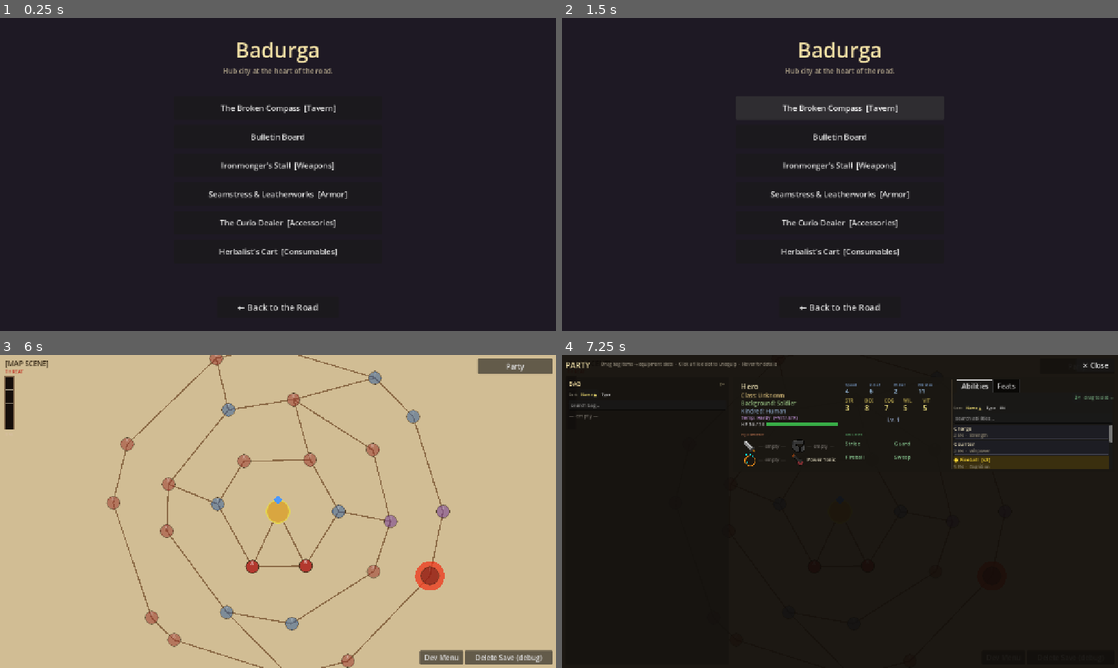
Above: before the commit, frames 1-4 (two rows, left to right).
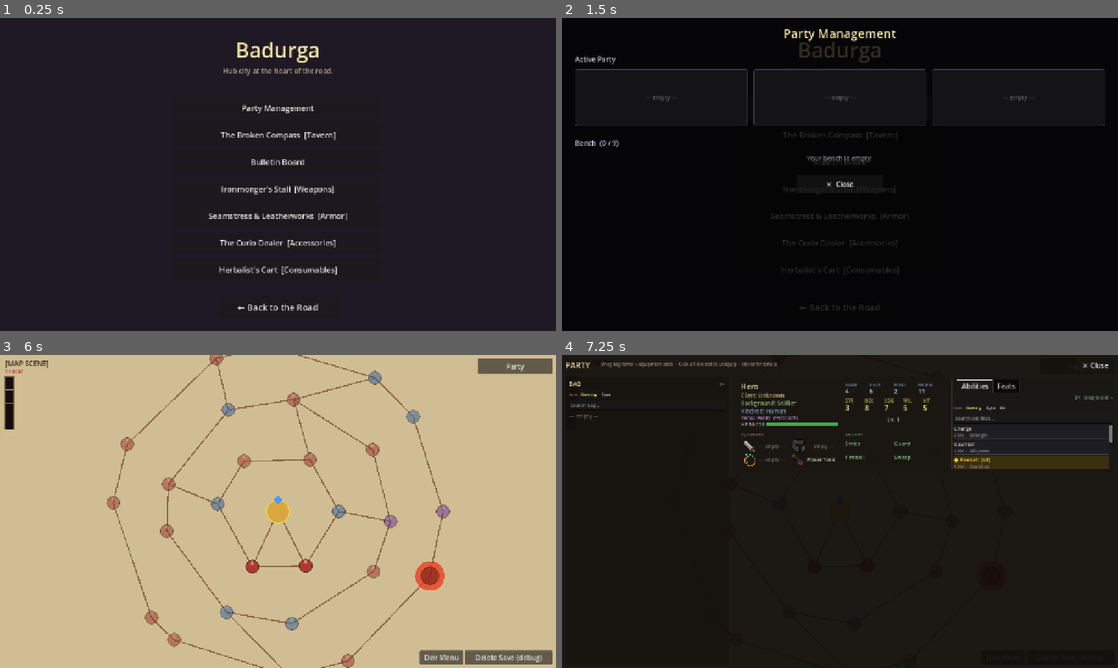
Above: after the commit, the same moments.

Repository: caleb-the-dev/RogueFinder
Game: Godot game, scene res://scenes/city/BadurgaScene.tscn
Same seed, same stepped clock (60 frames per second), same inputs: the game is played once before the commit and once after it. This scene is started directly instead of the project's main scene.
Inputs (mouse positions are in pixels of both pictures, inside the frame that each line leads up to):
- Up to frame 1 (0.25 s): no input
- Up to frame 2 (1.5 s): click "The Broken Compass [Tavern]" at 0.5 s; click (840, 108) at 1.25 s, where only the run after the commit has a clickable "Party Management"
- Up to frame 3 (6 s): click "Bulletin Board" at 2 s; click "Ironmonger's Stall [Weapons]" at 2.75 s; click "Seamstress & Leatherworks [Ar…" at 3.5 s; click "The Curio Dealer [Accessories]" at 4.25 s; click "Herbalist's Cart [Consumables]" at 5 s; click "← Back to the Road" at 5.75 s
- Up to frame 4 (7.25 s): click "Party" at 6.5 s

The runs differ from the first frame. In frame 1, 2.7% of the frame differs, in the area x 37-63%, y 27-82%; in frame 2, 72%, in the area x 0-100%, y 0-100%; in frame 3, less than 0.1%; in frame 4, nothing differs.

Commit message:
feat(city): add Party Management overlay to Badurga (Follower Slice 2)
CanvasLayer layer-5 overlay built entirely in BadurgaManager.gd (no new .tscn).
Active party row (3 cards with dead-dim + swap-in prompt in swap mode),
bench grid (3-col GridContainer, up to 9 cards), two-step swap, inline
release confirmation. Rebuilds stateless on every mutation; carries selection
via _selected_bench_index / _pending_release_index. Section list now has 7
entries — spacing tightened from 12→8 to keep clear of the return button.

Co-Authored-By: Claude Sonnet 4.6 <noreply@anthropic.com>

Diff:
--- a/rogue-finder/scripts/city/BadurgaManager.gd
+++ b/rogue-finder/scripts/city/BadurgaManager.gd
@@ -5,8 +5,9 @@
 
 const VIEWPORT_SIZE := Vector2(1280.0, 720.0)
 
-## Each entry: [button label, stub id printed to output when pressed]
+## Each entry: [button label, section id]
 const SECTIONS: Array = [
+	["Party Management",                     "party_management"],
 	["The Broken Compass  [Tavern]",         "tavern"],
 	["Bulletin Board",                       "bulletin"],
 	["Ironmonger's Stall  [Weapons]",        "vendor_weapon"],
@@ -14,6 +15,12 @@
 	["The Curio Dealer  [Accessories]",      "vendor_accessory"],
 	["Herbalist's Cart  [Consumables]",      "vendor_consumable"],
 ]
+
+## --- Overlay State ---
+
+var _overlay_layer: CanvasLayer = null
+var _selected_bench_index: int = -1
+var _pending_release_index: int = -1
 
 ## --- Lifecycle ---
 
@@ -57,16 +64,16 @@
 	add_child(subtitle)
 
 func _add_section_buttons() -> void:
-	# Stack section buttons in a centered column
+	# Tighten spacing slightly to accommodate 7 buttons without crowding the return button
 	var btn_size := Vector2(480.0, 54.0)
-	var spacing := 12.0
+	var spacing := 8.0
 	var start_y := 180.0
 	var x := (VIEWPORT_SIZE.x - btn_size.x) * 0.5
 
 	for i in range(SECTIONS.size()):
 		var entry: Array = SECTIONS[i]
 		var label_text: String = entry[0]
-		var stub_id: String = entry[1]
+		var section_id: String = entry[1]
 
 		var btn := Button.new()
 		btn.text = label_text
@@ -74,7 +81,7 @@
 		btn.size = btn_size
 		btn.position = Vector2(x, start_y + i * (btn_size.y + spacing))
 		btn.add_theme_font_size_override("font_size", 18)
-		btn.pressed.connect(_on_section_pressed.bind(stub_id))
+		btn.pressed.connect(_on_section_pressed.bind(section_id))
 		add_child(btn)
 
 func _add_return_button() -> void:
@@ -92,8 +99,367 @@
 
 ## --- Callbacks ---
 
-func _on_section_pressed(stub_id: String) -> void:
-	print("[Badurga] ", stub_id, " not yet implemented")
+func _on_section_pressed(section_id: String) -> void:
+	if section_id == "party_management":
+		_open_party_management()
+		return
+	print("[Badurga] ", section_id, " not yet implemented")
 
 func _on_return_pressed() -> void:
 	get_tree().change_scene_to_file("res://scenes/map/MapScene.tscn")
+
+## --- Party Management Overlay ---
+
+func _open_party_management() -> void:
+	_selected_bench_index = -1
+	_pending_release_index = -1
+	_build_overlay()
+
+func _close_party_management() -> void:
+	if _overlay_layer != null and is_instance_valid(_overlay_layer):
+		_overlay_layer.queue_free()
+	_overlay_layer = null
+	_selected_bench_index = -1
+	_pending_release_index = -1
+
+func _build_overlay() -> void:
+	if _overlay_layer != null and is_instance_valid(_overlay_layer):
+		_overlay_layer.queue_free()
+
+	_overlay_layer = CanvasLayer.new()
+	_overlay_layer.layer = 5
+	add_child(_overlay_layer)
+
+	# Semi-transparent backdrop dims the city menu behind the overlay
+	var backdrop := ColorRect.new()
+	backdrop.color = Color(0.0, 0.0, 0.0, 0.80)
+	backdrop.set_anchors_preset(Control.PRESET_FULL_RECT)
+	backdrop.mouse_filter = Control.MOUSE_FILTER_STOP
+	_overlay_layer.add_child(backdrop)
+
+	var margin := MarginContainer.new()
+	margin.set_anchors_preset(Control.PRESET_FULL_RECT)
+	margin.add_theme_constant_override("margin_left", 30)
+	margin.add_theme_constant_override("margin_right", 30)
+	margin.add_theme_constant_override("margin_top", 16)
+	margin.add_theme_constant_override("margin_bottom", 16)
+	_overlay_layer.add_child(margin)
+
+	# ScrollContainer handles overflow when bench fills 3 rows
+	var scroll := ScrollContainer.new()
+	scroll.size_flags_vertical = Control.SIZE_EXPAND_FILL
+	scroll.size_flags_horizontal = Control.SIZE_EXPAND_FILL
+	scroll.horizontal_scroll_mode = ScrollContainer.SCROLL_MODE_DISABLED
+	margin.add_child(scroll)
+
+	var vbox := VBoxContainer.new()
+	vbox.size_flags_horizontal = Control.SIZE_EXPAND_FILL
+	vbox.add_theme_constant_override("separation", 12)
+	scroll.add_child(vbox)
+
+	# Title
+	var title_lbl := Label.new()
+	title_lbl.text = "Party Management"
+	title_lbl.horizontal_alignment = HORIZONTAL_ALIGNMENT_CENTER
+	title_lbl.add_theme_font_size_override("font_size", 28)
+	title_lbl.add_theme_color_override("font_color", Color(0.95, 0.88, 0.65))
+	vbox.add_child(title_lbl)
+
+	vbox.add_child(_make_separator())
+
+	# Active Party row
+	var ap_lbl := Label.new()
+	ap_lbl.text = "Active Party"
+	ap_lbl.add_theme_font_size_override("font_size", 16)
+	ap_lbl.add_theme_color_override("font_color", Color(0.75, 0.75, 0.80))
+	vbox.add_child(ap_lbl)
+
+	var party_row := HBoxContainer.new()
+	party_row.add_theme_constant_override("separation", 14)
+	vbox.add_child(party_row)
+
+	for i in range(3):
+		if i < GameState.party.size():
+			party_row.add_child(_build_active_card(i, GameState.party[i]))
+		else:
+			party_row.add_child(_build_empty_slot_card("— Empty —"))
+
+	vbox.add_child(_make_separator())
+
+	# Bench section
+	var bench_lbl := Label.new()
+	bench_lbl.text = "Bench  (%d / %d)" % [GameState.bench.size(), GameState.BENCH_CAP]
+	bench_lbl.add_theme_font_size_override("font_size", 16)
+	bench_lbl.add_theme_color_override("font_color", Color(0.75, 0.75, 0.80))
+	vbox.add_child(bench_lbl)
+
+	if GameState.bench.is_empty():
+		var empty_lbl := Label.new()
+		empty_lbl.text = "Your bench is empty."
+		empty_lbl.horizontal_alignment = HORIZONTAL_ALIGNMENT_CENTER
+		empty_lbl.add_theme_font_size_override("font_size", 15)
+		empty_lbl.add_theme_color_override("font_color", Color(0.48, 0.48, 0.50))
+		vbox.add_child(empty_lbl)
+	else:
+		var bench_grid := GridContainer.new()
+		bench_grid.columns = 3
+		bench_grid.add_theme_constant_override("h_separation", 14)
+		bench_grid.add_theme_constant_override("v_separation", 14)
+		bench_grid.size_flags_horizontal = Control.SIZE_EXPAND_FILL
+		vbox.add_child(bench_grid)
+
+		for i in range(GameState.bench.size()):
+			bench_grid.add_child(_build_bench_card(i, GameState.bench[i]))
+
+	vbox.add_child(_make_separator())
+
+	# Close button
+	var close_row := HBoxContainer.new()
+	close_row.alignment = BoxContainer.ALIGNMENT_CENTER
+	vbox.add_child(close_row)
+
+	var close_btn := Button.new()
+	close_btn.text = "✕  Close"
+	close_btn.custom_minimum_size = Vector2(200.0, 42.0)
+	close_btn.add_theme_font_size_override("font_size", 16)
+	close_btn.pressed.connect(_close_party_management)
+	close_row.add_child(close_btn)
+
+## --- Card Builders ---
+
+func _build_active_card(party_index: int, member: CombatantData) -> Control:
+	var card := PanelContainer.new()
+	card.custom_minimum_size = Vector2(200.0, 130.0)
+	card.size_flags_horizontal = Control.SIZE_EXPAND_FILL
+
+	var style := StyleBoxFlat.new()
+	style.set_corner_radius_all(4)
+	style.content_margin_left = 10.0; style.content_margin_right = 10.0
+	style.content_margin_top = 8.0;   style.content_margin_bottom = 8.0
+
+	if member.is_dead:
+		style.bg_color = Color(0.10, 0.09, 0.10)
+		style.border_color = Color(0.30, 0.28, 0.30)
+		style.set_border_width_all(1)
+	elif _selected_bench_index >= 0:
+		# Swap mode — highlight this as a valid swap target
+		style.bg_color = Color(0.08, 0.14, 0.09)
+		style.border_color = Color(0.30, 0.70, 0.35)
+		style.set_border_width_all(2)
+	else:
+		style.bg_color = Color(0.10, 0.10, 0.14)
+		style.border_color = Color(0.32, 0.32, 0.48)
+		style.set_border_width_all(2)
+
+	card.add_theme_stylebox_override("panel", style)
+
+	if member.is_dead:
+		card.modulate = Color(1.0, 1.0, 1.0, 0.50)
+
+	var vbox := VBoxContainer.new()
+	vbox.add_theme_constant_override("separation", 3)
+	card.add_child(vbox)
+
+	var name_lbl := Label.new()
+	name_lbl.text = member.character_name
+	name_lbl.add_theme_font_size_override("font_size", 15)
+	name_lbl.add_theme_color_override("font_color", Color(0.95, 0.90, 0.72))
+	vbox.add_child(name_lbl)
+
+	for pair: Array in [
+		[member.unit_class,        Color(0.72, 0.72, 0.88)],
+		["Lv %d" % member.level,  Color(0.68, 0.68, 0.68)],
+		[member.kindred,           Color(0.62, 0.82, 0.62)],
+	]:
+		var lbl := Label.new()
+		lbl.text = pair[0]
+		lbl.add_theme_font_size_override("font_size", 12)
+		lbl.add_theme_color_override("font_color", pair[1])
+		vbox.add_child(lbl)
+
+	if member.is_dead:
+		var fallen_lbl := Label.new()
+		fallen_lbl.text = "✗ Fallen"
+		fallen_lbl.add_theme_font_size_override("font_size", 12)
+		fallen_lbl.add_theme_color_override("font_color", Color(0.80, 0.30, 0.30))
+		vbox.add_child(fallen_lbl)
+	elif _selected_bench_index >= 0:
+		var swap_in_btn := Button.new()
+		swap_in_btn.text = "← Swap In"
+		swap_in_btn.custom_minimum_size = Vector2(0.0, 28.0)
+		swap_in_btn.size_flags_horizontal = Control.SIZE_EXPAND_FILL
+		swap_in_btn.add_theme_font_size_override("font_size", 12)
+		var pi: int = party_index
+		# _selected_bench_index read at call time — holds the bench slot chosen by player
+		swap_in_btn.pressed.connect(func() -> void: _do_swap(pi, _selected_bench_index))
+		vbox.add_child(swap_in_btn)
+
+	return card
+
+func _build_empty_slot_card(slot_text: String) -> Control:
+	var card := PanelContainer.new()
+	card.custom_minimum_size = Vector2(200.0, 130.0)
+	card.size_flags_horizontal = Control.SIZE_EXPAND_FILL
+
+	var style := StyleBoxFlat.new()
+	style.bg_color = Color(0.08, 0.08, 0.09)
+	style.border_color = Color(0.22, 0.22, 0.26)
+	style.set_border_width_all(1)
+	style.set_corner_radius_all(4)
+	style.content_margin_left = 10.0; style.content_margin_right = 10.0
+	style.content_margin_top = 8.0;   style.content_margin_bottom = 8.0
+	card.add_theme_stylebox_override("panel", style)
+
+	var lbl := Label.new()
+	lbl.text = slot_text
+	lbl.horizontal_alignment = HORIZONTAL_ALIGNMENT_CENTER
+	lbl.vertical_alignment = VERTICAL_ALIGNMENT_CENTER
+	lbl.size_flags_vertical = Control.SIZE_EXPAND_FILL
+	lbl.size_flags_horizontal = Control.SIZE_EXPAND_FILL
+	lbl.add_theme_font_size_override("font_size", 13)
+	lbl.add_theme_color_override("font_color", Color(0.38, 0.38, 0.40))
+	card.add_child(lbl)
+
+	return card
+
+func _build_bench_card(bench_index: int, follower: CombatantData) -> Control:
+	var card := PanelContainer.new()
+	card.custom_minimum_size = Vector2(200.0, 150.0)
+	card.size_flags_horizontal = Control.SIZE_EXPAND_FILL
+
+	var is_selected: bool = (_selected_bench_index == bench_index)
+	var is_pending: bool = (_pending_release_index == bench_index)
+
+	var style := StyleBoxFlat.new()
+	style.set_corner_radius_all(4)
+	style.content_margin_left = 10.0; style.content_margin_right = 10.0
+	style.content_margin_top = 8.0;   style.content_margin_bottom = 8.0
+
+	if is_selected:
+		style.bg_color = Color(0.16, 0.13, 0.05)
+		style.border_color = Color(0.92, 0.78, 0.18)  # gold — selected for swap
+		style.set_border_width_all(3)
+	elif is_pending:
+		style.bg_color = Color(0.15, 0.06, 0.05)
+		style.border_color = Color(0.78, 0.22, 0.18)  # red — awaiting release confirm
+		style.set_border_width_all(2)
+	else:
+		style.bg_color = Color(0.10, 0.10, 0.12)
+		style.border_color = Color(0.28, 0.28, 0.38)
+		style.set_border_width_all(2)
+
+	card.add_theme_stylebox_override("panel", style)
+
+	var vbox := VBoxContainer.new()
+	vbox.add_theme_constant_override("separation", 4)
+	card.add_child(vbox)
+
+	if is_pending:
+		_build_release_confirm_content(vbox, bench_index, follower)
+		return card
+
+	# Normal card view
+	var name_lbl := Label.new()
+	name_lbl.text = follower.character_name
+	name_lbl.add_theme_font_size_override("font_size", 15)
+	name_lbl.add_theme_color_override("font_color", Color(0.95, 0.90, 0.72))
+	vbox.add_child(name_lbl)
+
+	for pair: Array in [
+		[follower.unit_class,        Color(0.72, 0.72, 0.88)],
+		["Lv %d" % follower.level,  Color(0.68, 0.68, 0.68)],
+		[follower.kindred,           Color(0.62, 0.82, 0.62)],
+	]:
+		var lbl := Label.new()
+		lbl.text = pair[0]
+		lbl.add_theme_font_size_override("font_size", 12)
+		lbl.add_theme_color_override("font_color", pair[1])
+		vbox.add_child(lbl)
+
+	var btn_row := HBoxContainer.new()
+	btn_row.add_theme_constant_override("separation", 6)
+	vbox.add_child(btn_row)
+
+	var swap_btn := Button.new()
+	swap_btn.text = "✕ Cancel" if is_selected else "⇄ Swap"
+	swap_btn.custom_minimum_size = Vector2(0.0, 28.0)
+	swap_btn.size_flags_horizontal = Control.SIZE_EXPAND_FILL
+	swap_btn.add_theme_font_size_override("font_size", 11)
+	var bi: int = bench_index
+	swap_btn.pressed.connect(func() -> void: _select_bench_for_swap(bi))
+	btn_row.add_child(swap_btn)
+
+	var release_btn := Button.new()
+	release_btn.text = "✗ Release"
+	release_btn.custom_minimum_size = Vector2(0.0, 28.0)
+	release_btn.size_flags_horizontal = Control.SIZE_EXPAND_FILL
+	release_btn.add_theme_font_size_override("font_size", 11)
+	release_btn.pressed.connect(func() -> void: _prompt_release(bi))
+	btn_row.add_child(release_btn)
+
+	return card
+
+func _build_release_confirm_content(vbox: VBoxContainer, bench_index: int, follower: CombatantData) -> void:
+	var confirm_lbl := Label.new()
+	confirm_lbl.text = "Release %s?\nGear returns to bag." % follower.character_name
+	confirm_lbl.autowrap_mode = TextServer.AUTOWRAP_WORD_SMART
+	confirm_lbl.add_theme_font_size_override("font_size", 12)
+	confirm_lbl.add_theme_color_override("font_color", Color(0.90, 0.72, 0.60))
+	vbox.add_child(confirm_lbl)
+
+	var btn_row := HBoxContainer.new()
+	btn_row.add_theme_constant_override("separation", 8)
+	vbox.add_child(btn_row)
+
+	var confirm_btn := Button.new()
+	confirm_btn.text = "Confirm"
+	confirm_btn.custom_minimum_size = Vector2(0.0, 28.0)
+	confirm_btn.size_flags_horizontal = Control.SIZE_EXPAND_FILL
+	confirm_btn.add_theme_font_size_override("font_size", 12)
+	var bi: int = bench_index
+	confirm_btn.pressed.connect(func() -> void: _do_release(bi))
+	btn_row.add_child(confirm_btn)
+
+	var cancel_btn := Button.new()
+	cancel_btn.text = "Cancel"
+	cancel_btn.custom_minimum_size = Vector2(0.0, 28.0)
+	cancel_btn.size_flags_horizontal = Control.SIZE_EXPAND_FILL
+	cancel_btn.add_theme_font_size_override("font_size", 12)
+	cancel_btn.pressed.connect(_cancel_release)
+	btn_row.add_child(cancel_btn)
+
+func _make_separator() -> HSeparator:
+	var sep := HSeparator.new()
+	sep.add_theme_constant_override("separation", 4)
+	return sep
+
+## --- Swap / Release Interactions ---
+
+func _select_bench_for_swap(bench_index: int) -> void:
+	# Toggle: clicking the same card again deselects
+	_selected_bench_index = bench_index if _selected_bench_index != bench_index else -1
+	_pending_release_index = -1
+	_build_overlay()
+
+func _do_swap(party_index: int, bench_index: int) -> void:
+	GameState.swap_active_bench(party_index, bench_index)
+	GameState.save()
+	_selected_bench_index = -1
+	_pending_release_index = -1
+	_build_overlay()
+
+func _prompt_release(bench_index: int) -> void:
+	_pending_release_index = bench_index
+	_selected_bench_index = -1
+	_build_overlay()
+
+func _cancel_release() -> void:
+	_pending_release_index = -1
+	_build_overlay()
+
+func _do_release(bench_index: int) -> void:
+	# release_from_bench() auto-deequips gear to inventory and calls save() internally
+	GameState.release_from_bench(bench_index)
+	_pending_release_index = -1
+	_selected_bench_index = -1
+	_build_overlay()
